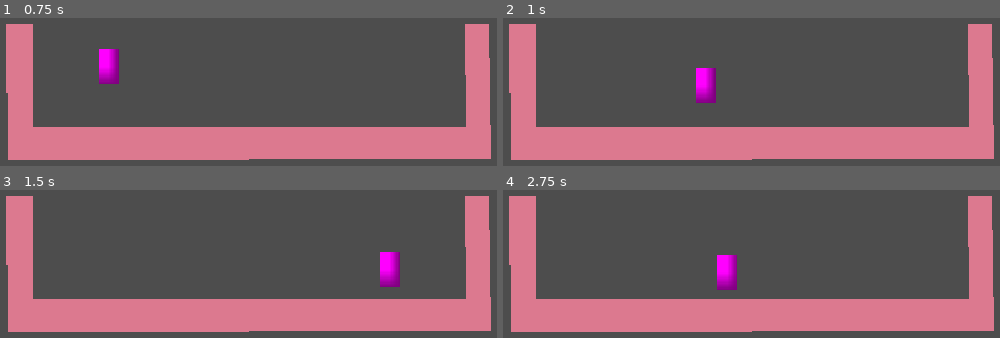
Above: before the commit, frames 1-4 (two rows, left to right).
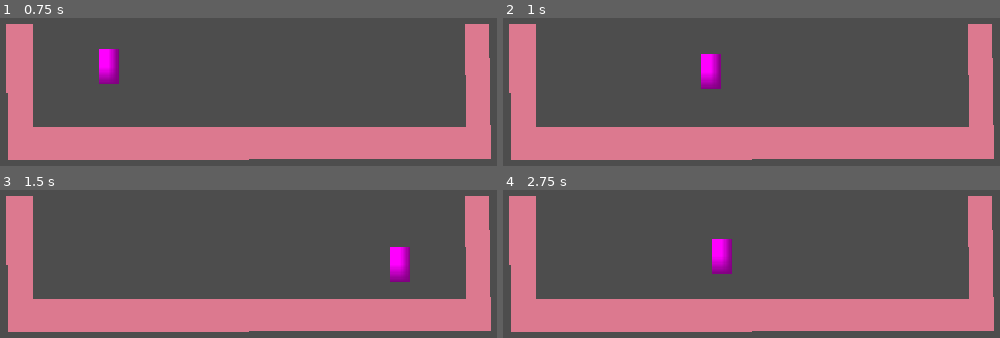
Above: after the commit, the same moments.

Repository: mauro-vb/GMTK2026
Game: Godot game, scene res://src/core/main_game/MainGame.tscn
The game is run twice, just before and just after one commit, with the same random seed, the same clock (stepped at 60 frames per second) and the same inputs.
Inputs (mouse positions are in pixels of both pictures, inside the frame that each line leads up to):
- Up to frame 1 (0.75 s): tap Enter at 0.5 s; move the mouse to (outside the picture) at 0.52 s; hold Right (right) from 0.53 s (still down); tap Space (jump) at 0.6 s; click (outside the picture) at 0.67 s
- Up to frame 2 (1 s): keep holding Right (right); tap Space (jump) at 0.77 s
- Up to frame 3 (1.5 s): keep holding Right (right); tap Space (jump) at 1.07 s; move the mouse to (outside the picture) at 1.27 s; click (outside the picture) at 1.35 s
- Up to frame 4 (2.75 s): tap Space (jump) at 1.52, 1.55, 1.82, 2.3 s; move the mouse to (outside the picture) at 2.02 s; release Right (right) at 2.03 s; hold Left (left) from 2.03 s (still down); hold Mouse wheel down (scroll_down) from 2.03 s (still down)

Frame 1 is identical in both runs. In frame 2, 1.3% of the frame differs, in the area x 38-44%, y 24-58%; in frame 3, 1.4%; in frame 4, 1.5%, in the area x 42-48%, y 33-68%.

Commit message:
added smoother movements -> better gravity, jump hang, apex movement, left right no longer cancel eachother

Diff:
--- a/tripleMLab/src/gameplay/player/player.gd
+++ b/tripleMLab/src/gameplay/player/player.gd
@@ -8,8 +8,22 @@
 var coyote_timer: float = 0.0
 var jump_buffer_timer: float = 0.0
 
+# Tracks held direction keys in press order (most recent = last).
+var _direction_stack: Array[String] = []
+
 func _ready() -> void:
 	state_machine.setup(self, stats)
+
+# Newly-pressed direction overrides already-held opposite direction, instead of canceling out
+func _unhandled_input(event: InputEvent) -> void:
+	if event.is_action_pressed("left"):
+		_push_direction("left")
+	elif event.is_action_pressed("right"):
+		_push_direction("right")
+	elif event.is_action_released("left"):
+		_pop_direction("left")
+	elif event.is_action_released("right"):
+		_pop_direction("right")
 
 func _physics_process(delta: float) -> void:
 	_update_timers(delta)
@@ -17,6 +31,9 @@
 	state_machine.physics_update(delta)
 	move_and_slide()
 
+# Ticks the coyote-time and jump-buffer windows each physics frame:
+# coyote_timer resets while grounded, jump_buffer_timer resets on jump press.
+# Both count down otherwise
 func _update_timers(delta: float) -> void:
 	coyote_timer = stats.coyote_time if is_on_floor() else max(coyote_timer - delta, 0.0)
 
@@ -25,10 +42,23 @@
 	else:
 		jump_buffer_timer = max(jump_buffer_timer - delta, 0.0)
 
+# Falling gravity > rising gravity, and gravity is reduced near the jump apex
+# (jump_hang_threshold) for a brief "float" feeling. See PlayerStats for tuning
 func _apply_gravity(delta: float) -> void:
-	if not is_on_floor():
-		velocity.y = min(velocity.y + stats.gravity * delta, stats.max_fall_speed)
+	if is_on_floor():
+		return
 
+	var gravity_multiplier := 1.0
+
+	if abs(velocity.y) < stats.jump_hang_threshold:
+		gravity_multiplier = stats.jump_hang_gravity_mult
+	elif velocity.y > 0:
+		gravity_multiplier = stats.fall_gravity_mult
+
+	velocity.y = min(velocity.y + stats.gravity * gravity_multiplier * delta, stats.max_fall_speed)
+
+# True only within both the coyote-time window (recently left ground)
+# AND the jump-buffer window (recently pressed jump) — see _update_timers().
 func can_jump() -> bool:
 	return coyote_timer > 0.0 and jump_buffer_timer > 0.0
 
@@ -36,9 +66,28 @@
 	coyote_timer = 0.0
 	jump_buffer_timer = 0.0
 
+func get_movement_direction() -> float:
+	if _direction_stack.is_empty():
+		return 0.0
+	return -1.0 if _direction_stack.back() == "left" else 1.0
+
 func apply_horizontal_movement(delta: float) -> void:
-	var direction := Input.get_axis("left", "right")
+	var direction := get_movement_direction()
+	var target_speed := direction * stats.move_speed
+	var accel := stats.acceleration
+
+	if not is_on_floor() and abs(velocity.y) < stats.jump_hang_threshold:
+		target_speed *= stats.jump_hang_max_speed_mult
+		accel *= stats.jump_hang_accel_mult
+
 	if direction != 0:
-		velocity.x = move_toward(velocity.x, direction * stats.move_speed, stats.acceleration * delta)
+		velocity.x = move_toward(velocity.x, target_speed, accel * delta)
 	else:
 		velocity.x = move_toward(velocity.x, 0, stats.friction * delta)
+
+func _push_direction(dir: String) -> void:
+	_direction_stack.erase(dir)
+	_direction_stack.append(dir)
+
+func _pop_direction(dir: String) -> void:
+	_direction_stack.erase(dir)
--- a/tripleMLab/src/gameplay/player/player_stats.gd
+++ b/tripleMLab/src/gameplay/player/player_stats.gd
@@ -8,7 +8,14 @@
 @export var jump_velocity: float = -400.0
 @export var gravity: float = 1200.0
 @export var max_fall_speed: float = 900.0
-@export var jump_cut_multiplier: float = 0.5
+@export var jump_cut_multiplier: float = 0.5  # short-hop when jump released early
 
 @export var coyote_time: float = 0.1
 @export var jump_buffer_time: float = 0.1
+
+# Asymmetric gravity + jump hang time (apex float)
+@export var fall_gravity_mult: float = 1.5      # extra gravity while falling
+@export var jump_hang_threshold: float = 50.0    # |velocity.y| below this = "near apex"
+@export var jump_hang_gravity_mult: float = 0.5  # reduced gravity near apex
+@export var jump_hang_accel_mult: float = 1.1    # bonus air control near apex
+@export var jump_hang_max_speed_mult: float = 1.1  # bonus max speed near apex
--- a/tripleMLab/src/gameplay/player/states/state_fall.gd
+++ b/tripleMLab/src/gameplay/player/states/state_fall.gd
@@ -8,7 +8,7 @@
 	player.apply_horizontal_movement(delta)
 
 	if player.is_on_floor():
-		transitioned.emit(PlayerState.STATE_ID.RUN if Input.get_axis("left", "right") != 0 else PlayerState.STATE_ID.IDLE)
+		transitioned.emit(PlayerState.STATE_ID.RUN if player.get_movement_direction() != 0 else PlayerState.STATE_ID.IDLE)
 		return
 
 	if player.can_jump():
--- a/tripleMLab/src/gameplay/player/states/state_idle.gd
+++ b/tripleMLab/src/gameplay/player/states/state_idle.gd
@@ -15,5 +15,5 @@
 		transitioned.emit(PlayerState.STATE_ID.JUMP)
 		return
 
-	if Input.get_axis("left", "right") != 0:
+	if player.get_movement_direction() != 0:
 		transitioned.emit(PlayerState.STATE_ID.RUN)
--- a/tripleMLab/src/gameplay/player/states/state_run.gd
+++ b/tripleMLab/src/gameplay/player/states/state_run.gd
@@ -15,5 +15,5 @@
 		transitioned.emit(PlayerState.STATE_ID.JUMP)
 		return
 
-	if Input.get_axis("left", "right") == 0:
+	if player.get_movement_direction() == 0:
 		transitioned.emit(PlayerState.STATE_ID.IDLE)
